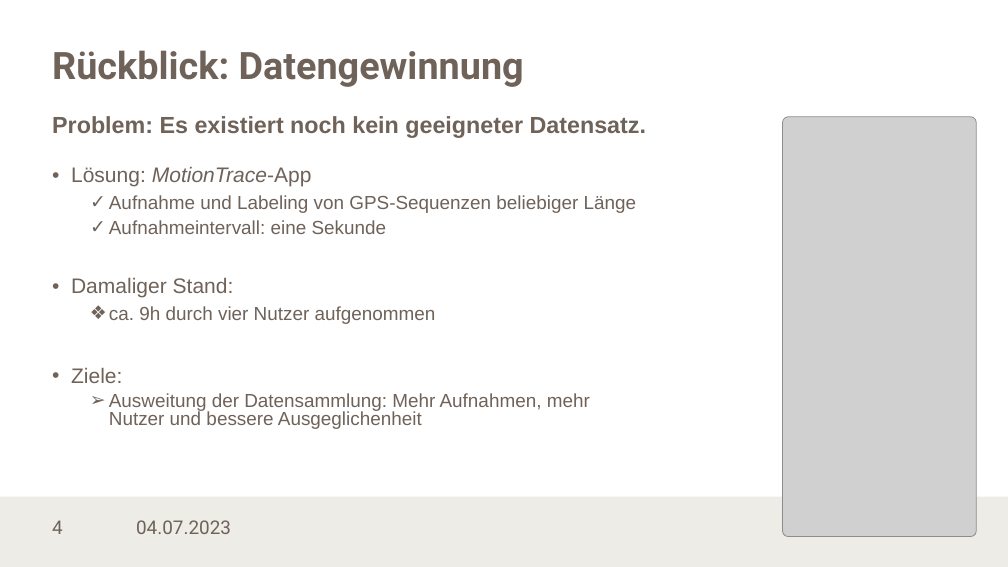
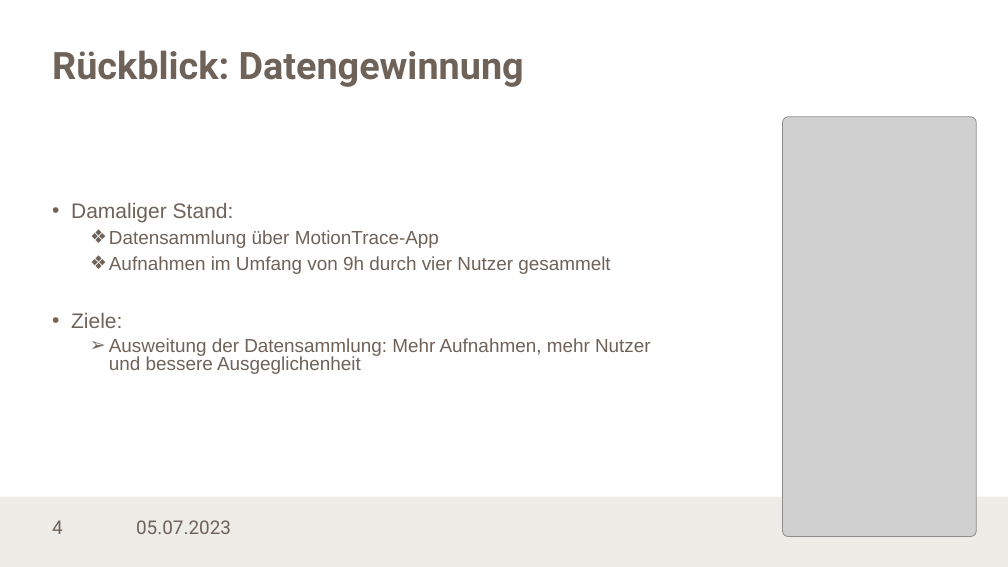
Before and after one commit to LennartKoepper/Bachelor-Thesis, a slide deck: slide 4 of Seminar/Bachelorseminar_02-07-2023.pptx. Drawn at 1008x567 pixels with LibreOffice and Linux fonts; fonts in the diff are those of the drawing; grey boxes stand for pictures; background and template pictures are left out. Boxes give left, top, right and bottom in pixels: in the first picture for what was removed or moved away, otherwise in the second. Text is boxed around its words. In the diff, an @@ line names an element or a change of style, - is before the commit and + after.

```diff
--- a/Seminar/Bachelorseminar_02-07-2023.pptx
+++ b/Seminar/Bachelorseminar_02-07-2023.pptx
@@ text removed at box(52, 116, 646, 138) @@
-Problem: Es existiert noch kein geeigneter Datensatz.
@@ text removed at box(71, 167, 637, 234) @@
-• Lösung: MotionTrace-App
-  ✓ Aufnahme und Labeling von GPS-Sequenzen beliebiger Länge
-  ✓ Aufnahmeintervall: eine Sekunde
@@ text "Damaliger Stand:": place and size @@
-text "Damaliger Stand:" at box(71, 278, 436, 324)
+text "Damaliger Stand:" at box(71, 203, 610, 274)
@@ text at box(109, 230, 610, 274): text changed @@
-  ❖ ca. 9h durch vier Nutzer aufgenommen
+  ❖ Datensammlung über MotionTrace-App
+  ❖ Aufnahmen im Umfang von 9h durch vier Nutzer gesammelt
@@ text "Ziele:" rewrapped from box(71, 368, 590, 429) to box(71, 313, 651, 374) @@
@@ text at box(136, 520, 231, 534): text changed @@
-04.07.2023
+05.07.2023
```
Also in this commit, not shown: 19 other slides changed, 1 slide added, 3 slides removed, 1 other file.
